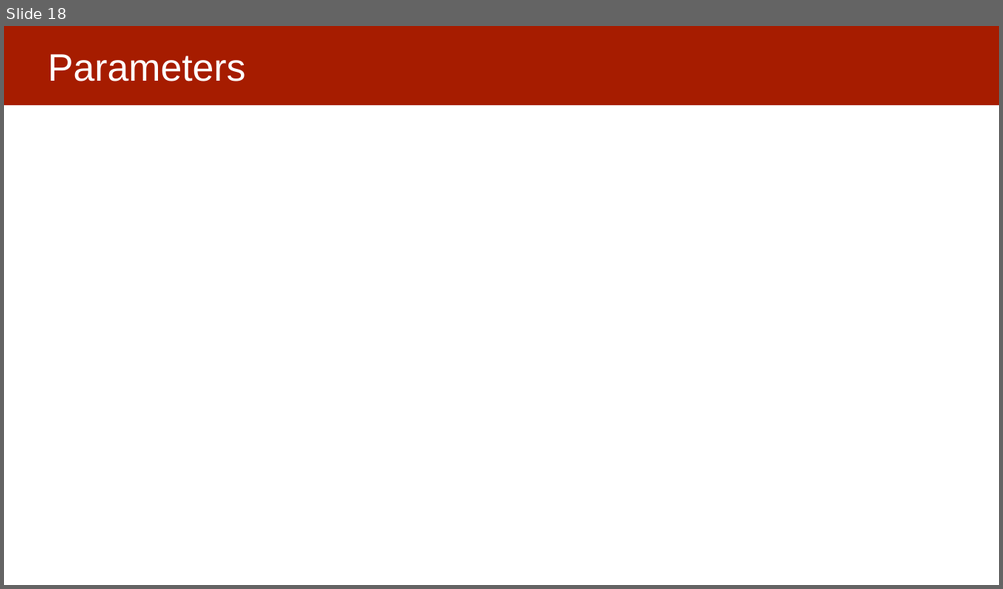
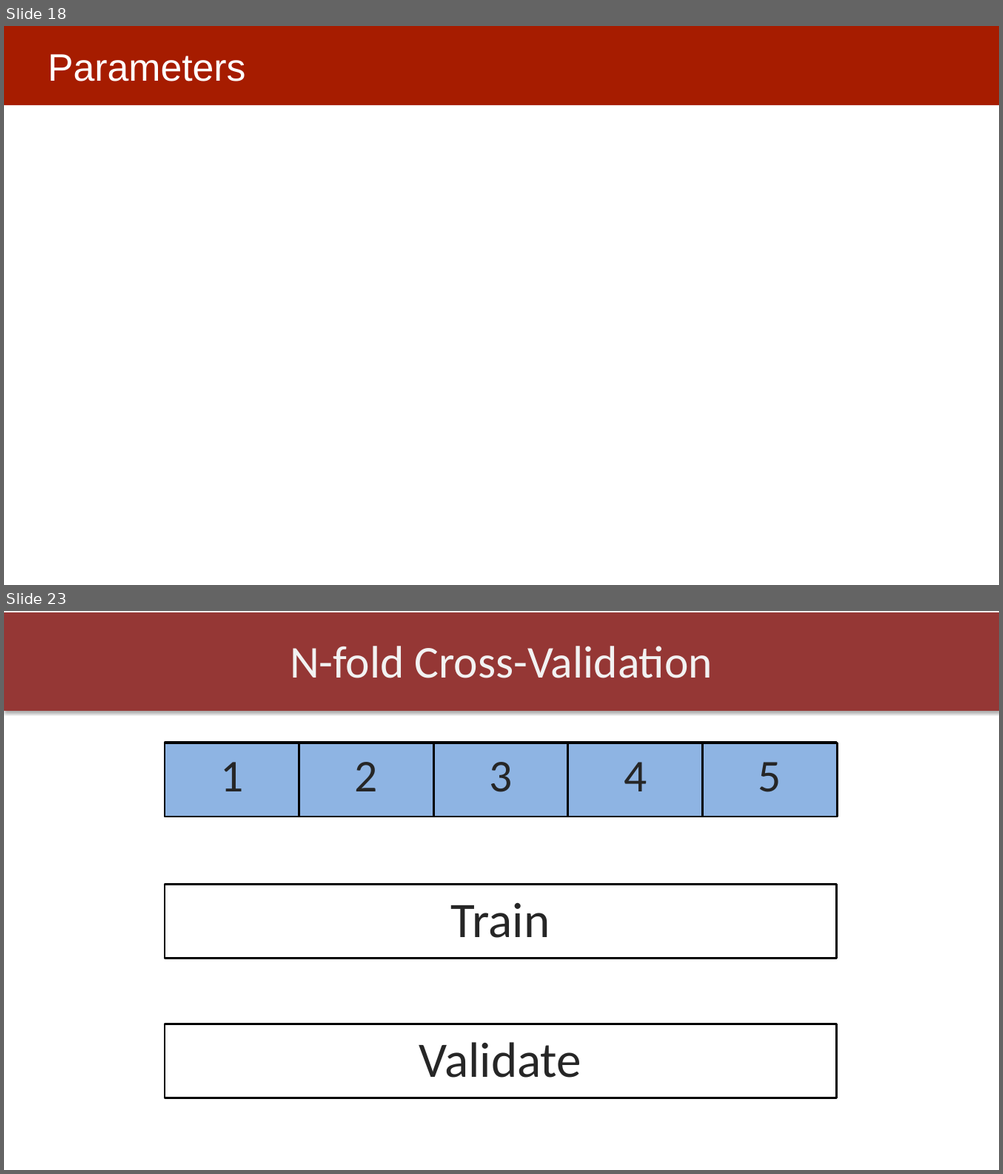
Before and after one commit to dssg/MLinPractice, a slide deck: Lectures/Lecture5-ModelSelection.pptx. Shown one above the other, each under a label of ours: slide 18 before the commit, slides 18 and 23 after it; the slides between them are not shown. The pictures are 1003x589 and 1003x1174 pixels, drawn with LibreOffice and Linux fonts; fonts in the diff are those of the drawing. Boxes give left, top, right and bottom in pixels: in the first picture for what was removed or moved away, otherwise in the second. Text is boxed around its words. In the diff, an @@ line names an element or a change of style, - is before the commit and + after.

```diff
--- a/Lectures/Lecture5-ModelSelection.pptx
+++ b/Lectures/Lecture5-ModelSelection.pptx
@@ slide 23 added at [4,611,999,1170], background #FFFFFF @@
@@ rectangle added at [4,612,999,711], fill #953735 @@
@@ title added at [290,646,712,678], 44 pt, text #F2F2F2 @@
+N-fold Cross-Validation
@@ rectangle added at [165,742,836,816], fill #8EB4E3, outline #000000 2 pt, 48 pt, text #262626 @@
+Data
@@ rectangle added at [165,743,299,817], fill #8EB4E3, outline #000000 2 pt, 44 pt, text #262626 @@
+1
@@ rectangle added at [299,743,434,817], fill #8EB4E3, outline #000000 2 pt, 44 pt, text #262626 @@
+2
@@ rectangle added at [434,743,568,817], fill #8EB4E3, outline #000000 2 pt, 44 pt, text #262626 @@
+3
@@ rectangle added at [568,743,703,817], fill #8EB4E3, outline #000000 2 pt, 44 pt, text #262626 @@
+4
@@ rectangle added at [703,743,836,817], fill #8EB4E3, outline #000000 2 pt, 44 pt, text #262626 @@
+5
@@ rectangle added at [165,885,836,959], outline #000000 2 pt, 48 pt, text #262626 @@
+Train
@@ rectangle added at [165,1025,836,1098], outline #000000 2 pt, 48 pt, text #262626 @@
+Validate
```
Also in this commit, not shown: 3 slides changed, 9 other slides added, 11 slides removed, 3 other files.
